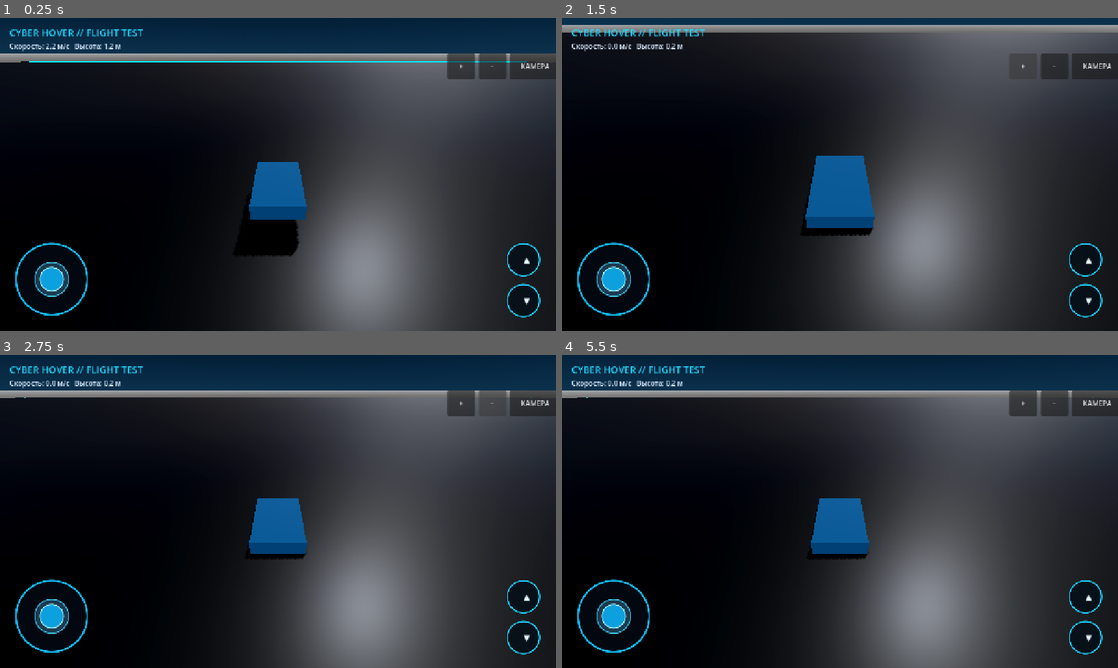
Above: before the commit, frames 1-4 (two rows, left to right).
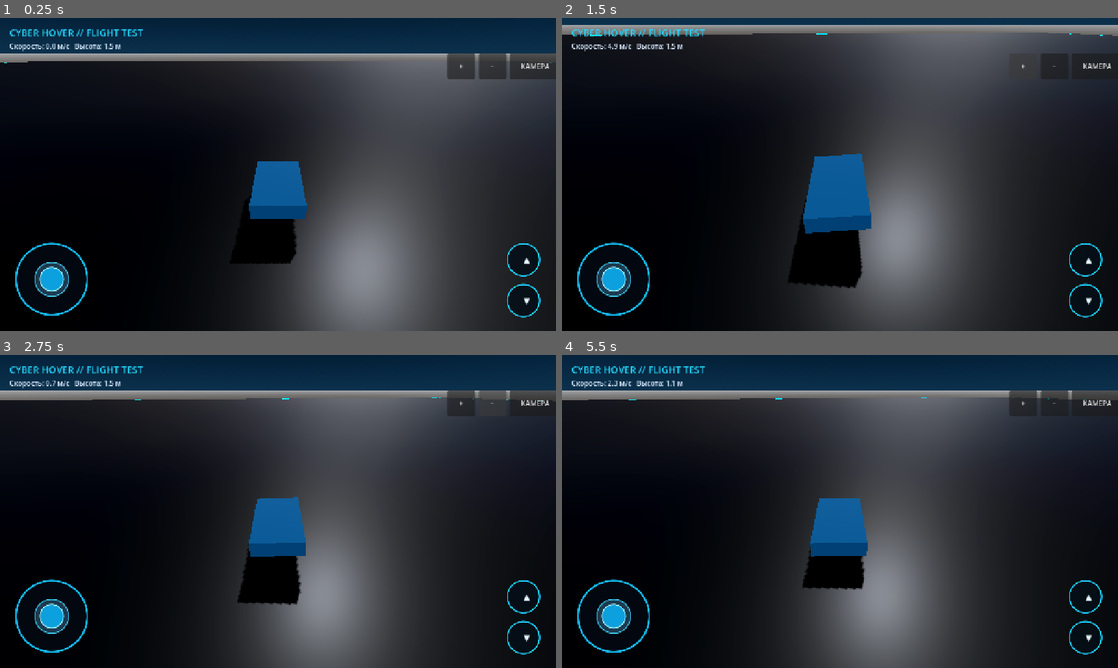
Above: after the commit, the same moments.

Repository: a89526425040-creator/CyberHoverDemo
Game: Godot game, scene res://main.tscn
The game is run twice, just before and just after one commit, with the same random seed, the same clock (stepped at 60 frames per second) and the same inputs.
Inputs (mouse positions are in pixels of both pictures, inside the frame that each line leads up to):
- Up to frame 1 (0.25 s): no input
- Up to frame 2 (1.5 s): tap Enter at 0.5 s; move the mouse to (962, 158) at 0.52 s; hold D 0.53-1.25 s; tap Ctrl at 0.6 s; click (962, 158) at 0.67 s; tap Space at 0.77 s; click "+" at 1.25 s
- Up to frame 3 (2.75 s): click "−" at 2 s
- Up to frame 4 (5.5 s): click "КАМЕРА" at 2.75 s; click "ВОЗВРАТ" at 3.5 s; drag from (728, 527) to (812, 574) at 4.27 s; move the mouse to (895, 442) at 5.02 s; hold D from 5.03 s (still down); tap Ctrl at 5.1 s

The runs differ from the first frame. In frame 1, 0.8% of the frame differs, in the area x 0-100%, y 8-79%; in frame 2, 8.7%; in frame 3, 24%; in frame 4, 28%, in the area x 0-100%, y 8-100%.
Error before the commit: Parse Error: Used tab character for indentation instead of space as used before in the file. (res://scripts/hover_controller.gd:118)

Commit message:
Replace hover flight controller with inertial velocity and attitude control

Diff:
--- a/scripts/hover_controller.gd
+++ b/scripts/hover_controller.gd
@@ -1,22 +1,29 @@
 extends RigidBody3D
 
-# Four-point suspension and inertial flight model.
-@export var altitude_climb_rate := 6.0
-@export var altitude_hold_gain := 2.2
-@export var altitude_hold_damping := 2.8
-@export var max_vertical_acceleration := 12.0
-@export var forward_thrust := 12500.0
-@export var lateral_thrust := 7200.0
-@export var vertical_thrust := 15000.0
-@export var forward_drag := 0.12
-@export var lateral_drag := 1.05
-@export var vertical_drag := 0.32
-@export var max_speed := 42.0
-@export var yaw_torque := 9500.0
-@export var attitude_gain := 12500.0
-@export var attitude_damping := 7200.0
-@export var max_pitch := 0.16
-@export var max_bank := 0.28
+# Inertial hover flight controller.
+# Inputs define target velocity; forces accelerate the rigid body toward it.
+# This keeps acceleration bounded and avoids instant velocity changes.
+
+@export var max_forward_speed := 42.0
+@export var max_reverse_speed := 20.0
+@export var max_lateral_speed := 17.0
+@export var velocity_response := 1.9
+@export var max_forward_acceleration := 7.5
+@export var max_lateral_acceleration := 6.0
+@export var input_ramp_forward := 1.35
+@export var input_ramp_strafe := 1.8
+
+@export var altitude_climb_rate := 5.0
+@export var altitude_hold_gain := 2.0
+@export var altitude_hold_damping := 3.2
+@export var max_vertical_acceleration := 10.0
+
+@export var yaw_rate := 0.62
+@export var yaw_torque := 8500.0
+@export var attitude_gain := 9000.0
+@export var attitude_damping := 7800.0
+@export var max_pitch := 0.12
+@export var max_bank := 0.22
 
 var model_pivot: Node3D
 var smoothed_forward := 0.0
@@ -24,20 +31,17 @@
 var smoothed_vertical := 0.0
 var model_pitch := 0.0
 var model_roll := 0.0
+var target_model_pitch := 0.0
+var target_model_roll := 0.0
 var target_altitude := 1.5
-
-const SUSPENSION_POINTS := [
-    Vector3(-0.88, 0.12, -1.55),
-    Vector3(0.88, 0.12, -1.55),
-    Vector3(-0.88, 0.12, 1.55),
-    Vector3(0.88, 0.12, 1.55)
-]
 
 func _ready() -> void:
     model_pivot = get_node_or_null("ModelPivot")
     gravity_scale = 1.0
     can_sleep = false
     target_altitude = global_position.y
+    # Keep the physics body authoritative; visual attitude is updated per rendered frame.
+    physics_interpolation_mode = Node.PHYSICS_INTERPOLATION_MODE_ON
 
 func _unhandled_input(event: InputEvent) -> void:
     if event is InputEventKey:
@@ -55,74 +59,81 @@
     var strafe_input := clampf(FlightInput.axis("left", "right"), -1.0, 1.0)
     var vertical_input := clampf(FlightInput.axis("down", "up"), -1.0, 1.0)
 
-    # Smooth acceleration and release, rather than instant full-power switching.
-    smoothed_forward = move_toward(smoothed_forward, forward_input, delta * 1.8)
-    smoothed_strafe = move_toward(smoothed_strafe, strafe_input, delta * 2.8)
-    smoothed_vertical = move_toward(smoothed_vertical, vertical_input, delta * 2.2)
+    # Smooth the pilot's command before it reaches the flight controller.
+    smoothed_forward = move_toward(smoothed_forward, forward_input, input_ramp_forward * delta)
+    smoothed_strafe = move_toward(smoothed_strafe, strafe_input, input_ramp_strafe * delta)
+    smoothed_vertical = move_toward(smoothed_vertical, vertical_input, 2.0 * delta)
 
+    _apply_velocity_controller()
+    _update_altitude_target(delta)
+    _apply_altitude_hold()
+    _apply_attitude_controller()
+
+    # The body is interpolated by Godot. Only the cosmetic model tilt is updated
+    # in _process so it does not step at the fixed physics frequency.
+    target_model_pitch = -smoothed_forward * max_pitch
+    target_model_roll = -smoothed_strafe * max_bank
+
+func _process(delta: float) -> void:
+    if not is_instance_valid(model_pivot):
+        return
+    var blend := 1.0 - exp(-7.0 * delta)
+    model_pitch = lerpf(model_pitch, target_model_pitch, blend)
+    model_roll = lerpf(model_roll, target_model_roll, blend)
+    model_pivot.rotation = Vector3(model_pitch, 0.0, model_roll)
+
+func _apply_velocity_controller() -> void:
+    var basis := global_transform.basis.orthonormalized()
+    var local_velocity: Vector3 = basis.inverse() * linear_velocity
+
+    # The imported hovercraft nose is local +Z. Reverse speed is intentionally lower.
+    var desired_forward_speed := smoothed_forward * (max_forward_speed if smoothed_forward >= 0.0 else max_reverse_speed)
+    var desired_lateral_speed := smoothed_strafe * max_lateral_speed
+
+    # Velocity error becomes bounded acceleration. Releasing the stick requests
+    # a gradual stop; it does not teleport velocity to zero.
+    var forward_acceleration := clampf(
+        (desired_forward_speed - local_velocity.z) * velocity_response,
+        -max_forward_acceleration,
+        max_forward_acceleration
+    )
+    var lateral_acceleration := clampf(
+        (desired_lateral_speed - local_velocity.x) * velocity_response,
+        -max_lateral_acceleration,
+        max_lateral_acceleration
+    )
+
+    var local_acceleration := Vector3(lateral_acceleration, 0.0, forward_acceleration)
+    apply_central_force(basis * local_acceleration * mass)
+
+func _update_altitude_target(delta: float) -> void:
     target_altitude = maxf(0.8, target_altitude + smoothed_vertical * altitude_climb_rate * delta)
-    _apply_altitude_hold()
-    _apply_flight_forces()
-    _apply_attitude_control(delta)
-
-    if model_pivot:
-        model_pitch = lerp(model_pitch, smoothed_forward * 0.045, minf(delta * 3.0, 1.0))
-        model_roll = lerp(model_roll, smoothed_strafe * 0.055, minf(delta * 3.0, 1.0))
-        model_pivot.rotation.x = model_pitch
-        model_pivot.rotation.z = model_roll
 
 func _apply_altitude_hold() -> void:
-    # Continuous lift balances gravity at every altitude, not only near the ground.
-    # The target altitude moves while UP/DOWN is held and stays fixed after release.
+    # Lift balances gravity continuously; a PD correction holds the selected altitude.
     var gravity := float(ProjectSettings.get_setting("physics/3d/default_gravity")) * gravity_scale
     var altitude_error := target_altitude - global_position.y
-    var vertical_speed := linear_velocity.y
-    var correction_acceleration := altitude_error * altitude_hold_gain - vertical_speed * altitude_hold_damping
+    var correction_acceleration := altitude_error * altitude_hold_gain - linear_velocity.y * altitude_hold_damping
     correction_acceleration = clampf(correction_acceleration, -max_vertical_acceleration, max_vertical_acceleration)
     var lift_force := mass * (gravity + correction_acceleration)
     apply_central_force(Vector3.UP * maxf(0.0, lift_force))
 
-func _apply_flight_forces() -> void:
-    var basis := global_transform.basis
-    # The imported hovercraft's nose points along local +Z.
-    # Positive forward input must accelerate along +Z.
-    apply_central_force(basis.z * smoothed_forward * forward_thrust)
-    # Screen-right is local +X for this vehicle.
-    apply_central_force(basis.x * smoothed_strafe * lateral_thrust)
+func _apply_attitude_controller() -> void:
+    var basis := global_transform.basis.orthonormalized()
+    var local_angular: Vector3 = basis.inverse() * angular_velocity
 
-    # Preserve forward momentum while gently suppressing sideways skating.
-    var local_velocity: Vector3 = basis.inverse() * linear_velocity
-    var local_drag := Vector3(
-        local_velocity.x * lateral_drag,
-        local_velocity.y * vertical_drag,
-        local_velocity.z * forward_drag
-    )
-    apply_central_force(-(basis * local_drag) * mass)
-
-    var speed := linear_velocity.length()
-    if speed > max_speed:
-        var excess := speed - max_speed
-        apply_central_force(-linear_velocity.normalized() * excess * mass * 1.4)
-
-func _apply_attitude_control(_delta: float) -> void:
-    var basis := global_transform.basis
-    var local_angular: Vector3 = basis.inverse() * angular_velocity
-    var speed_factor := clampf(linear_velocity.length() / 9.0, 0.22, 1.0)
-
-    # Separate heading from pitch and bank so the craft can lean without drifting over.
+    # Maintain a yaw-only heading reference while spring-dampers keep pitch and bank controlled.
     var heading_basis := Basis(Vector3.UP, global_rotation.y)
     var relative_basis: Basis = heading_basis.inverse() * basis
     var attitude := relative_basis.get_euler()
 
-    # Positive yaw rotates this -Z-facing craft to the left; invert the strafe sign so left input turns left.
-	var desired_yaw_rate := -smoothed_strafe * 0.72 * speed_factor
+    var desired_yaw_rate := -smoothed_strafe * yaw_rate
     var yaw_control := (desired_yaw_rate - local_angular.y) * yaw_torque
+    var desired_pitch := -smoothed_forward * max_pitch
+    var desired_roll := -smoothed_strafe * max_bank
 
-    # Stick deflection sets a bank/pitch angle; spring-damper control returns smoothly to level.
-    var desired_pitch := smoothed_forward * max_pitch
-    var desired_roll := smoothed_strafe * max_bank
     var pitch_control := (desired_pitch - attitude.x) * attitude_gain - local_angular.x * attitude_damping
     var roll_control := (desired_roll - attitude.z) * attitude_gain - local_angular.z * attitude_damping
-    var yaw_damping := -local_angular.y * attitude_damping * 0.25
+    var yaw_damping := -local_angular.y * attitude_damping * 0.22
 
     apply_torque(basis * Vector3(pitch_control, yaw_control + yaw_damping, roll_control))
